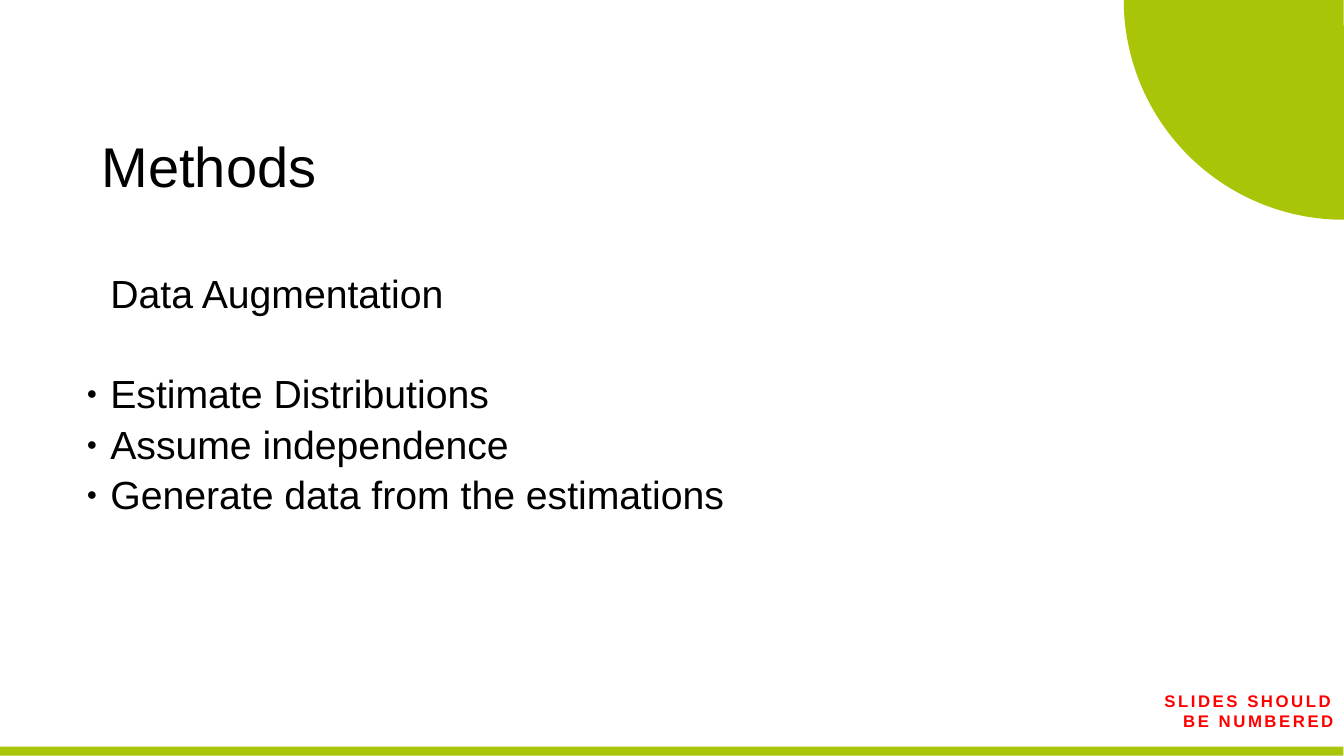
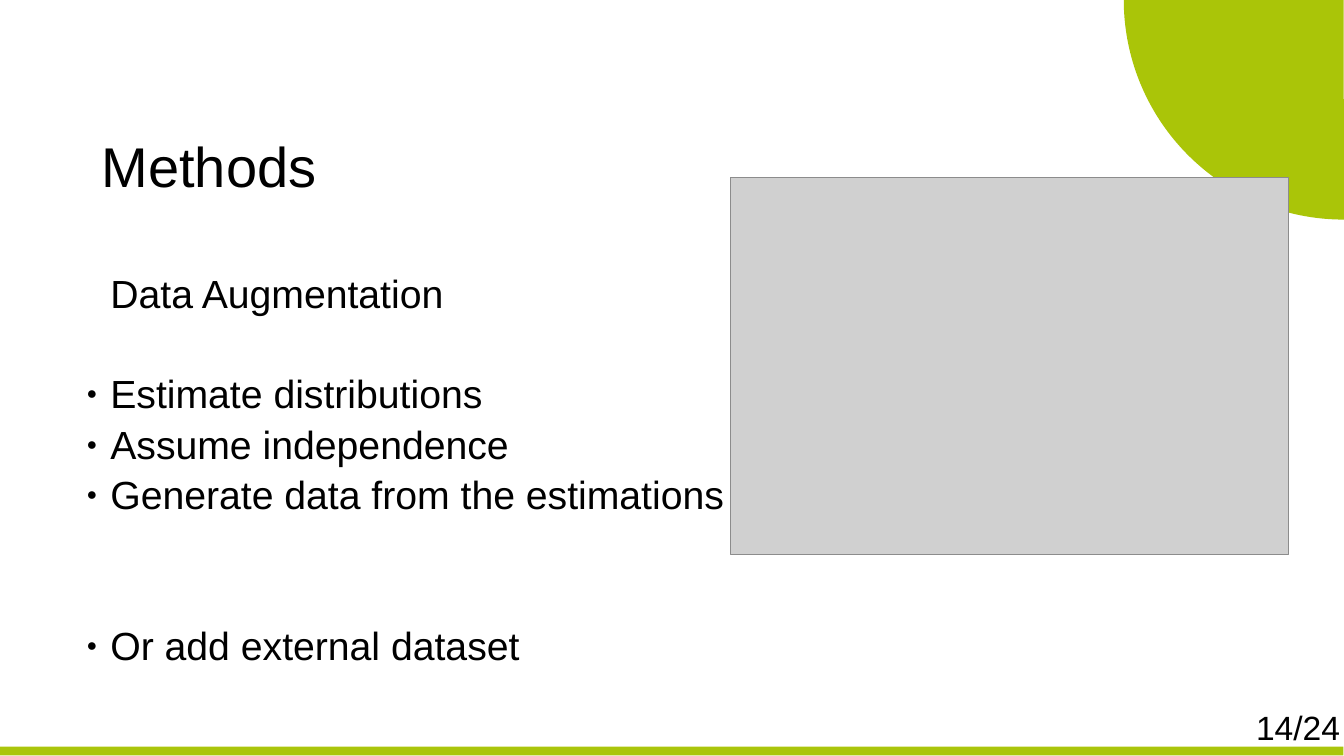
Before and after one commit to zybinmikhail/Thesis, a slide deck: slide 14 of presentations/Mikhail_Zybin_MSc PreDefense Presentation.PPTX (slide 10 before the commit). Drawn at 1344x756 pixels with LibreOffice and Linux fonts; fonts in the diff are those of the drawing; grey boxes stand for pictures; background and template pictures are left out. Boxes give left, top, right and bottom in pixels: in the first picture for what was removed or moved away, otherwise in the second. Text is boxed around its words. In the diff, an @@ line names an element or a change of style, - is before the commit and + after.

```diff
--- a/presentations/Mikhail_Zybin_MSc PreDefense Presentation.PPTX
+++ b/presentations/Mikhail_Zybin_MSc PreDefense Presentation.PPTX
@@ picture added at (x1=731, y1=177, x2=1290, y2=555) @@
@@ text at (x1=110, y1=379, x2=483, y2=409): text changed @@
-● Estimate Distributions
+● Estimate distributions
@@ text at (x1=110, y1=631, x2=519, y2=661): paragraph added @@
+● Or add external dataset
@@ text removed at (x1=1164, y1=695, x2=1334, y2=727) @@
-SLIDES SHOULD BE NUMBERED
@@ text added at (x1=1256, y1=715, x2=1340, y2=747), 24 pt, text #000000 @@
+14/24
```
Also in this commit, not shown: 14 other slides changed, 9 slides added, 3 slides removed, 47 other files.
